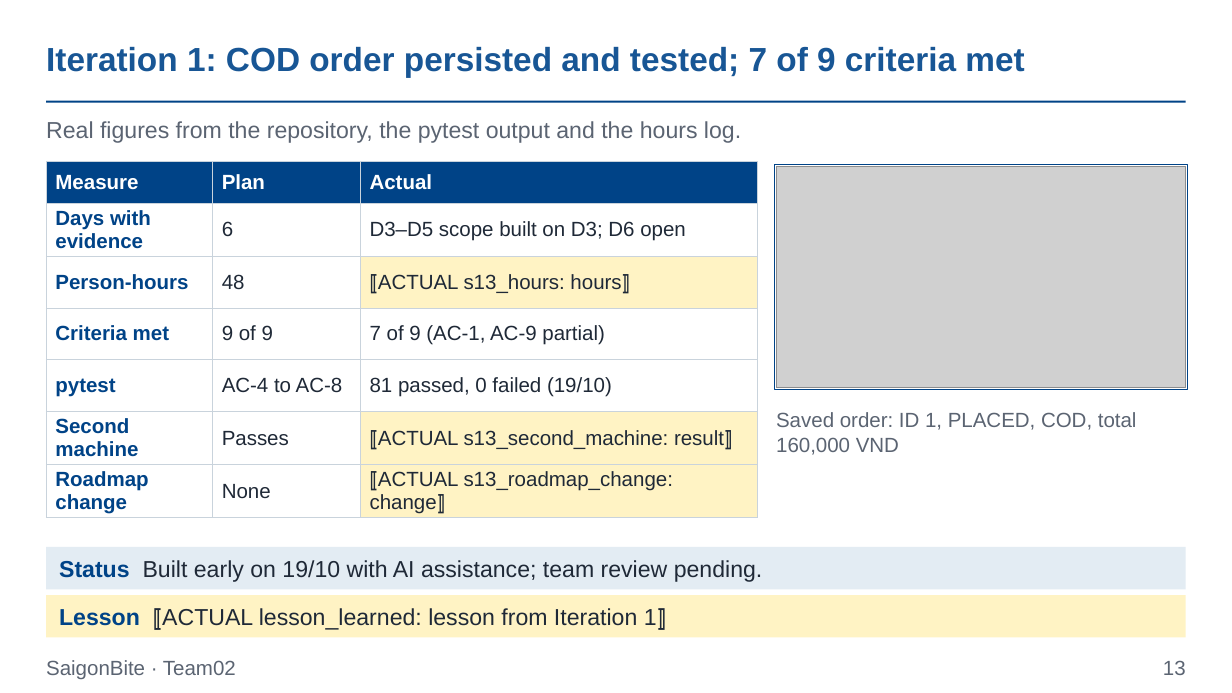
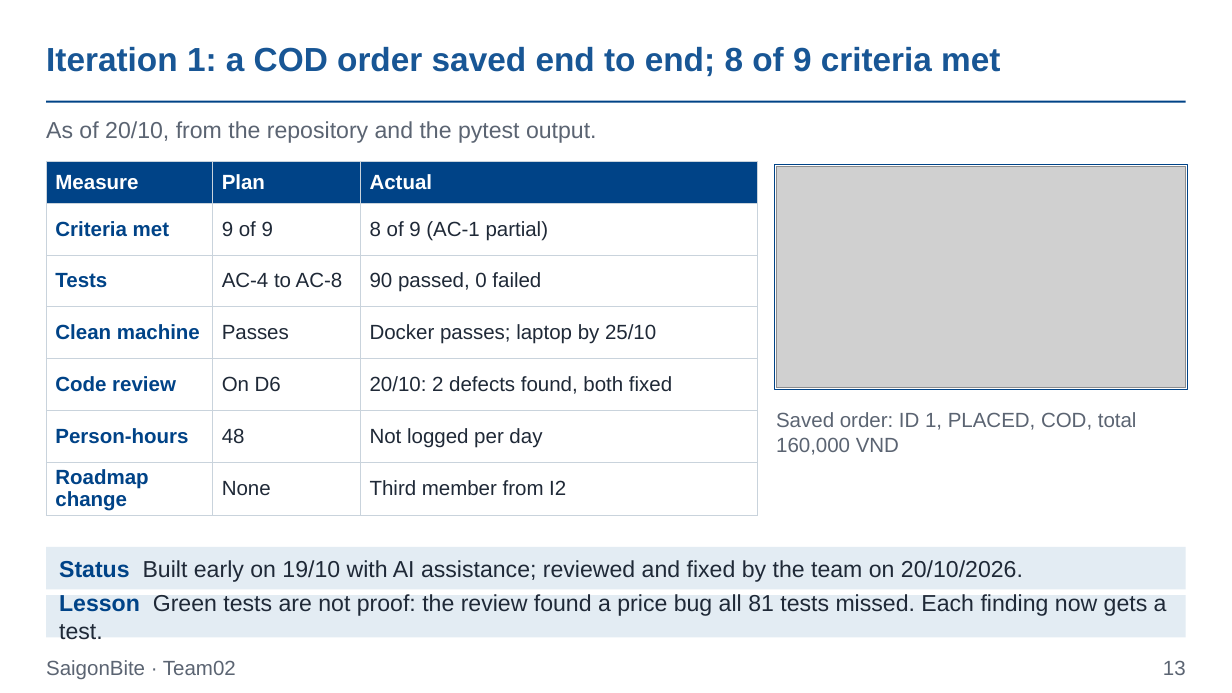
Before and after one commit to Dat071104/SaigonBite, a slide deck: slide 13 of docs/part1/Team02_Proposal_Slides_for_SaigonBite.pptx. Drawn at 1232x693 pixels with LibreOffice and Linux fonts; fonts in the diff are those of the drawing; grey boxes stand for pictures. Boxes give left, top, right and bottom in pixels: in the first picture for what was removed or moved away, otherwise in the second. Text is boxed around its words. In the diff, an @@ line names an element or a change of style, - is before the commit and + after.

```diff
--- a/docs/part1/Team02_Proposal_Slides_for_SaigonBite.pptx
+++ b/docs/part1/Team02_Proposal_Slides_for_SaigonBite.pptx
@@ title at (46, 47, 1000, 76): text changed @@
-Iteration 1: COD order persisted and tested; 7 of 9 criteria met
+Iteration 1: a COD order saved end to end; 8 of 9 criteria met
@@ text at (46, 121, 597, 143): text changed @@
-Real figures from the repository, the pytest output and the hours log.
+As of 20/10, from the repository and the pytest output.
@@ table at (46, 162, 758, 515) @@
-row 2: Days with evidence | 6 | D3–D5 scope built on D3; D6 open
+row 2: Criteria met | 9 of 9 | 8 of 9 (AC-1 partial)
-row 3: Person-hours | 48 | ⟦ACTUAL s13_hours: hours⟧
+row 3: Tests | AC-4 to AC-8 | 90 passed, 0 failed
-row 4: Criteria met | 9 of 9 | 7 of 9 (AC-1, AC-9 partial)
+row 4: Clean machine | Passes | Docker passes; laptop by 25/10
-row 5: pytest | AC-4 to AC-8 | 81 passed, 0 failed (19/10)
+row 5: Code review | On D6 | 20/10: 2 defects found, both fixed
-row 6: Second machine | Passes | ⟦ACTUAL s13_second_machine: result⟧
+row 6: Person-hours | 48 | Not logged per day
-row 7, column 3: ⟦ACTUAL s13_roadmap_change: change⟧
+row 7, column 3: Third member from I2
@@ fill #FFF3C4 to none in 3 cells @@
@@ text at (59, 560, 1023, 582): text changed @@
-Status Built early on 19/10 with AI assistance; team review pending.
+Status Built early on 19/10 with AI assistance; reviewed and fixed by the team on 20/10/2026.
@@ rectangle at (46, 595, 1186, 638): fill #FFF3C4 to #E3ECF3 @@
@@ text at (59, 594, 1167, 639): text changed @@
-Lesson ⟦ACTUAL lesson_learned: lesson from Iteration 1⟧
+Lesson Green tests are not proof: the review found a price bug all 81 tests missed. Each finding now gets a test.
```
Also in this commit, not shown: 11 other slides changed, 1 slide added, 1 slide removed, 9 other files.
